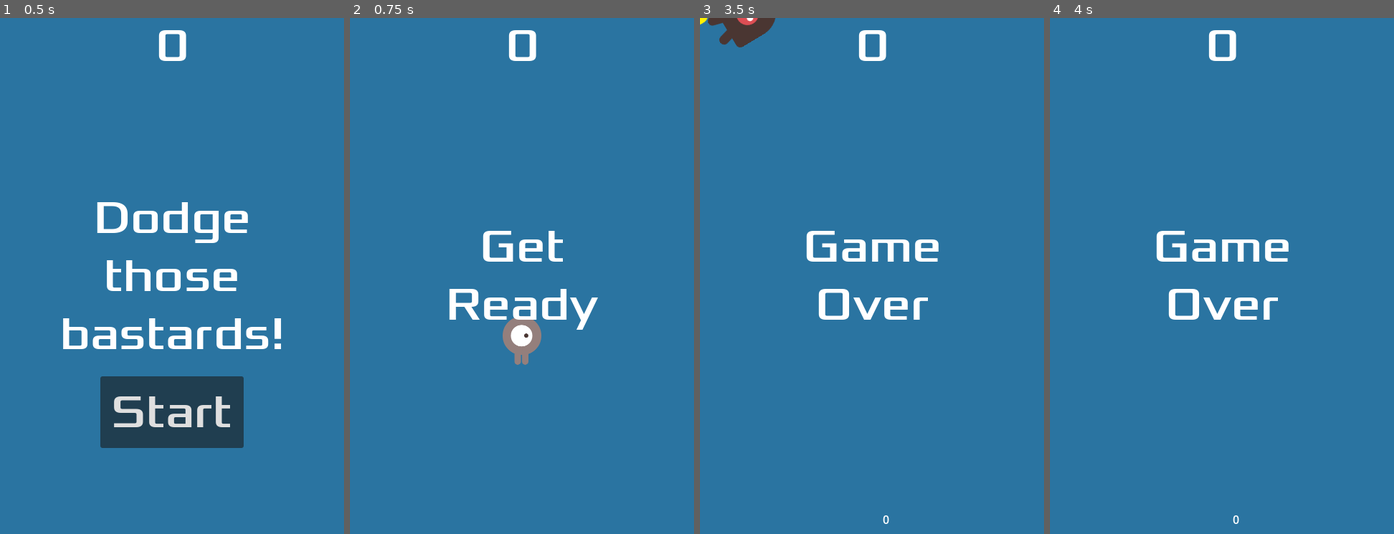
Above: before the commit, frames 1-4 (left to right).
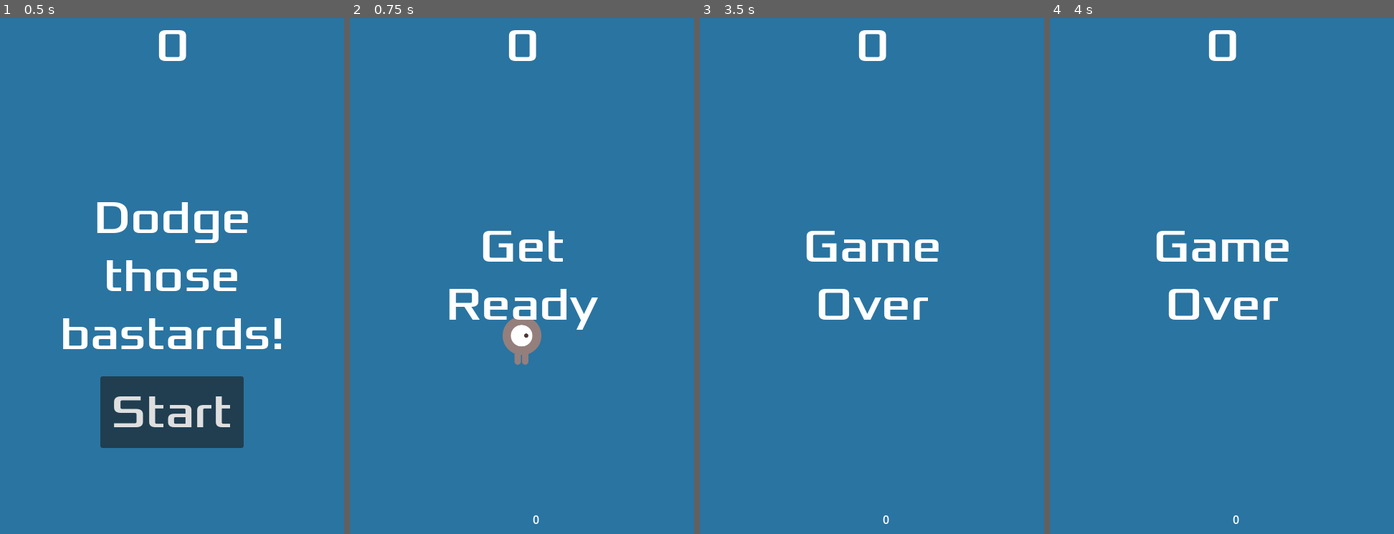
Above: after the commit, the same moments.

Repository: DCdeBrabander/godot-my-first-2d-game
Game: Godot game, scene res://scenes/main.tscn
Same seed, same stepped clock (60 frames per second), same inputs: the game is played once before the commit and once after it.
Inputs:
- Up to frame 1 (0.5 s): no input
- Up to frame 2 (0.75 s): click "Start" at 0.5 s
- Up to frame 3 (3.5 s): tap Enter at 1.25 s; hold Space (fire) 1.28-2.03 s; hold Up (move_up) 1.28-2.78 s; tap Space (fire) at 2.1 s; hold Left (move_left) from 2.78 s (still down); hold Space (fire) from 2.78 s (still down)
- Up to frame 4 (4 s): keep holding Left (move_left); release Space (fire) at 3.53 s; tap Space (fire) at 3.6 s

Frame 1 is identical in both runs. In frame 2, less than 0.1% of the frame differs, in the area x 53-55%, y 96-99%; in frame 3, 0.7%, in the area x 0-22%, y 0-6%; in frame 4, nothing differs.

Commit message:
Bullets kill mobs and scores are now centrally tracked and saved

Diff:
--- /dev/null
+++ b/SaveDataResource.gd
@@ -0,0 +1,25 @@
+class_name SaveDataResource extends Resource
+
+const SAVE_PATH:String = "user://data.tres"
+
+# needs to be @export, otherwise it doesn't save..?
+@export var data = { "high_score": 0 }
+
+func set_save_data(_data):
+	data = _data
+	return self
+
+func get_save_data():
+	return data
+
+func save() -> void:
+	print("SAVING", data)
+	ResourceSaver.save(self, SAVE_PATH)
+
+static func load_or_create() -> SaveDataResource:
+	var res:SaveDataResource
+	if FileAccess.file_exists(SAVE_PATH):
+		res = load(SAVE_PATH) as SaveDataResource
+	else:
+		res = SaveDataResource.new()
+	return res
--- /dev/null
+++ b/global.gd
@@ -0,0 +1,30 @@
+extends Node
+
+var high_score_key := "high_score"
+var high_score = 0
+var current_score = 0
+var save_resource: SaveDataResource
+
+func get_save_data_resource() -> SaveDataResource:
+	save_resource = SaveDataResource.load_or_create()
+	return save_resource
+
+func add_score(add: int):
+	current_score += add
+
+func set_current_score(score: int):
+	current_score = score
+
+func keep_high_score():
+	if current_score <= high_score:
+		return
+
+	high_score = current_score
+	get_save_data_resource().set_save_data({ high_score_key: high_score }).save()
+
+func get_high_score():
+	var data = get_save_data_resource().get_save_data()
+	var has_saved_high_score = data.has(high_score_key) and data[high_score_key] > 0
+	if (has_saved_high_score):
+		return data[high_score_key]
+	return high_score
--- a/highscore.gd
+++ /dev/null
@@ -1,16 +0,0 @@
-class_name SaveData extends Resource
-
-@export var high_score:int = 0
-
-const SAVE_PATH:String = "user://high_scores.tres"
-
-func save() -> void:
-	ResourceSaver.save(self, SAVE_PATH)
-
-static func load_or_create() -> SaveData:
-	var res:SaveData
-	if FileAccess.file_exists(SAVE_PATH):
-		res = load(SAVE_PATH) as SaveData
-	else:
-		res = SaveData.new()
-	return res
--- a/project.godot
+++ b/project.godot
@@ -13,7 +13,12 @@
 config/name="YourFirst2DGame"
 run/main_scene="res://scenes/main.tscn"
 config/features=PackedStringArray("4.3", "Mobile")
+boot_splash/image="res://art/enemyFlyingAlt_1.png"
 config/icon="res://icon.svg"
+
+[autoload]
+
+Global="*res://global.gd"
 
 [display]
 
--- a/scenes/bullet.gd
+++ b/scenes/bullet.gd
@@ -1,6 +1,8 @@
 extends Area2D
 
+@export var damage: int = 1
 @export var speed: Vector2 = Vector2(5, 5)
+
 var direction: Vector2
 var velocity: Vector2
 
@@ -13,9 +15,11 @@
 	velocity = (direction * speed) + Vector2(delta, delta)
 	position += velocity
 
-func _on_area_entered(area: Area2D) -> void:
-	if area.is_in_group("mobs"):
-		queue_free()
-
 func _on_visible_on_screen_notifier_2d_screen_exited() -> void:
 	queue_free()
+
+func _on_body_entered(node_body: Node2D) -> void:
+	if(node_body.is_in_group("mobs")):
+		var mob = node_body
+		mob.hit(damage)
+		queue_free()
--- a/scenes/bullet.tscn
+++ b/scenes/bullet.tscn
@@ -22,4 +22,5 @@
 scale = Vector2(3.2, 1.15)
 
 [connection signal="area_entered" from="." to="." method="_on_area_entered"]
+[connection signal="body_entered" from="." to="." method="_on_body_entered"]
 [connection signal="screen_exited" from="VisibleOnScreenNotifier2D" to="." method="_on_visible_on_screen_notifier_2d_screen_exited"]
--- a/scenes/main.gd
+++ b/scenes/main.gd
@@ -1,29 +1,20 @@
 extends Node
 
 @export var mob_scene: PackedScene
-var score: int
-var save_data: SaveData
-
-func _ready() -> void:
-	print("main ready")
-	save_data = SaveData.load_or_create()
 
 func game_over():
-	if score > save_data.high_score:
-		save_data.high_score = score
-		save_data.save()
-
+	Global.keep_high_score()
 	$HUD.show_game_over()
-	$HUD.show_highscore(save_data.high_score)
 	$ScoreTimer.stop()
 	$MobTimer.stop()
 	$Music.stop()
 	$DeathSound.play()
 
 func new_game():
-	score = 0
+	Global.set_current_score(0)
+	$HUD.show_highscore(Global.get_high_score())
 	$Music.play()
-	$HUD.update_score(score)
+	$HUD.update_score(0)
 	$HUD.show_message("Get Ready")
 	$Player.start($StartPosition.position)
 	$StartTimer.start()
@@ -55,8 +46,8 @@
 	add_child(mob)
 
 func _on_score_timer_timeout():
-	score += 1
-	$HUD.update_score(score)
+	Global.current_score += 1
+	$HUD.update_score(Global.current_score)
 
 func _on_start_timer_timeout():
 	$MobTimer.start()
--- a/scenes/mob.gd
+++ b/scenes/mob.gd
@@ -1,6 +1,12 @@
 extends RigidBody2D
 
-# Called when the node enters the scene tree for the first time.
+@export var health: int = 1
+
+enum CausesOfDeath {
+	OUT_OF_BOUNDS,
+	KILLED
+}
+
 func _ready() -> void:
 	var mob_types = $AnimatedSprite2D.sprite_frames.get_animation_names()
 	$AnimatedSprite2D.play(mob_types[randi() % mob_types.size()])
@@ -10,8 +16,17 @@
 	pass
 
 func _on_visible_on_screen_notifier_2d_screen_exited():
+	die(CausesOfDeath.OUT_OF_BOUNDS)
+
+func hit(incoming_damage: int):
+	health -= incoming_damage
+	if (health <= 0):
+		die(CausesOfDeath.KILLED)
+
+func die(cause_of_death: CausesOfDeath):
+	match cause_of_death:
+		CausesOfDeath.KILLED:
+			Global.current_score += 2
+		CausesOfDeath.OUT_OF_BOUNDS:
+			print("mob died because it went out of viewport")
 	queue_free()
-
-func die():
-	pass
-	#set_deferred()
--- a/scenes/mob.tscn
+++ b/scenes/mob.tscn
@@ -49,8 +49,9 @@
 height = 98.0
 
 [node name="Mob" type="RigidBody2D" groups=["mobs"]]
-collision_mask = 0
 gravity_scale = 0.0
+contact_monitor = true
+max_contacts_reported = 2
 script = ExtResource("1_65g5i")
 metadata/_edit_group_ = true
 
@@ -65,4 +66,6 @@
 
 [node name="VisibleOnScreenNotifier2D" type="VisibleOnScreenNotifier2D" parent="."]
 
+[connection signal="body_entered" from="." to="." method="_on_body_entered"]
+[connection signal="body_shape_entered" from="." to="." method="_on_body_shape_entered"]
 [connection signal="screen_exited" from="VisibleOnScreenNotifier2D" to="." method="_on_visible_on_screen_notifier_2d_screen_exited"]
Not shown, added: scenes/maiD089.tmp
